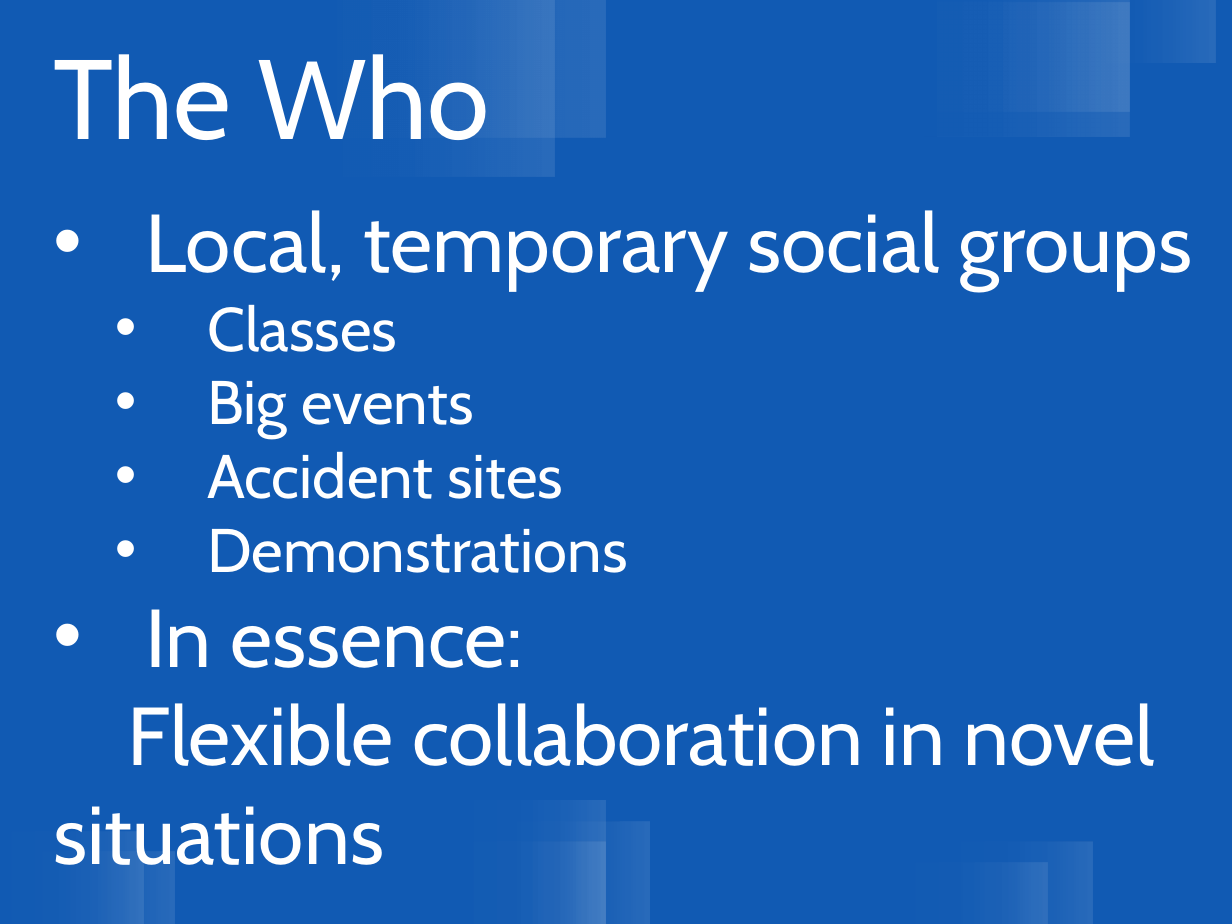
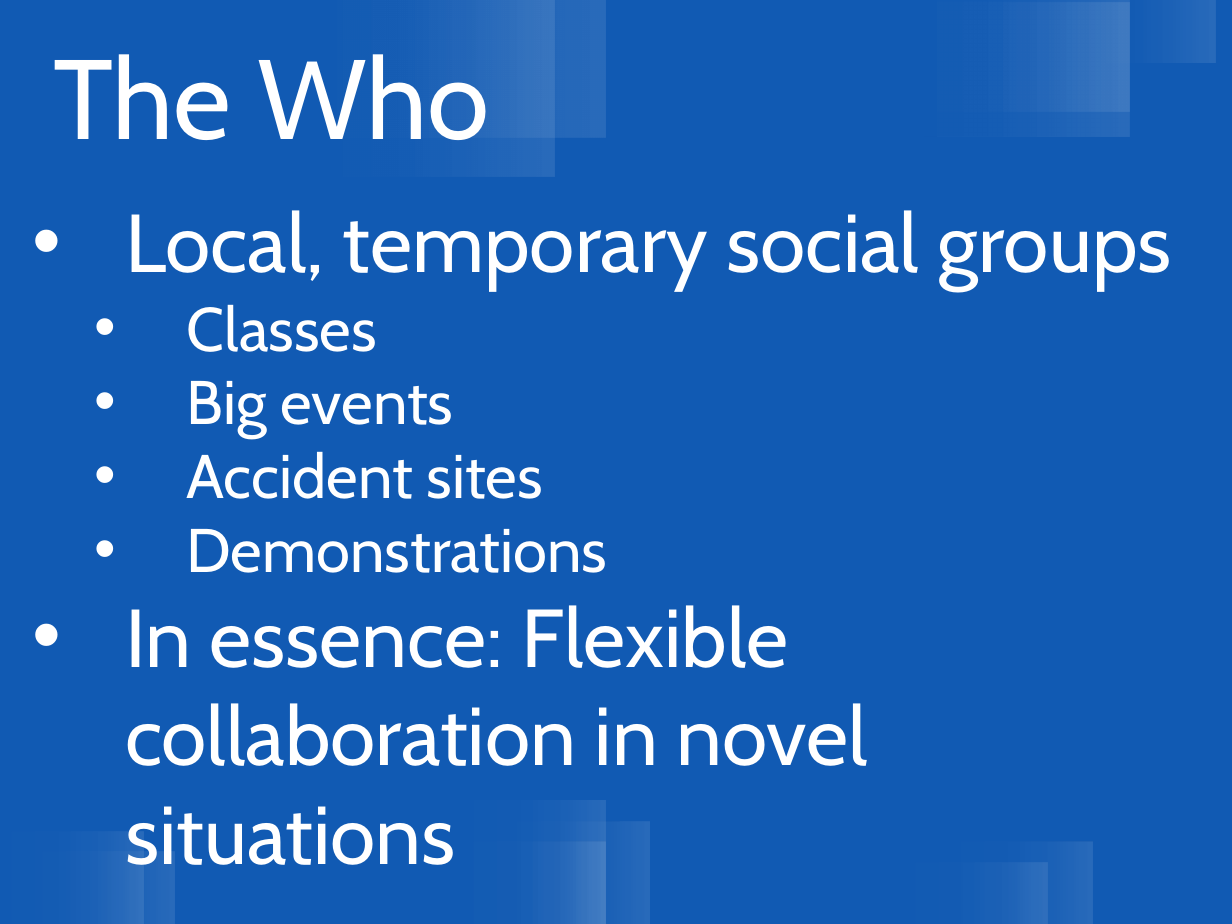
Before and after one commit to aknutas/TinyCircle, a slide deck: slide 6 of Presentations/codecampintro/g3a_ccintro.pptx. Drawn at 1232x924 pixels with LibreOffice and Linux fonts; fonts in the diff are those of the drawing. Boxes give left, top, right and bottom in pixels: in the first picture for what was removed or moved away, otherwise in the second. Text is boxed around its words. In the diff, an @@ line names an element or a change of style, - is before the commit and + after.

```diff
--- a/Presentations/codecampintro/g3a_ccintro.pptx
+++ b/Presentations/codecampintro/g3a_ccintro.pptx
@@ text "Local, temporary social groups": place and size @@
-text "Local, temporary social groups" at box(53, 210, 1192, 865)
+text "Local, temporary social groups" at box(125, 210, 1172, 865)
@@ text at box(125, 605, 868, 865): text changed @@
-• In essence:
-Flexible collaboration in novel situations
+• In essence: Flexible collaboration in novel situations
```
Also in this commit, not shown: 1 slide added.
